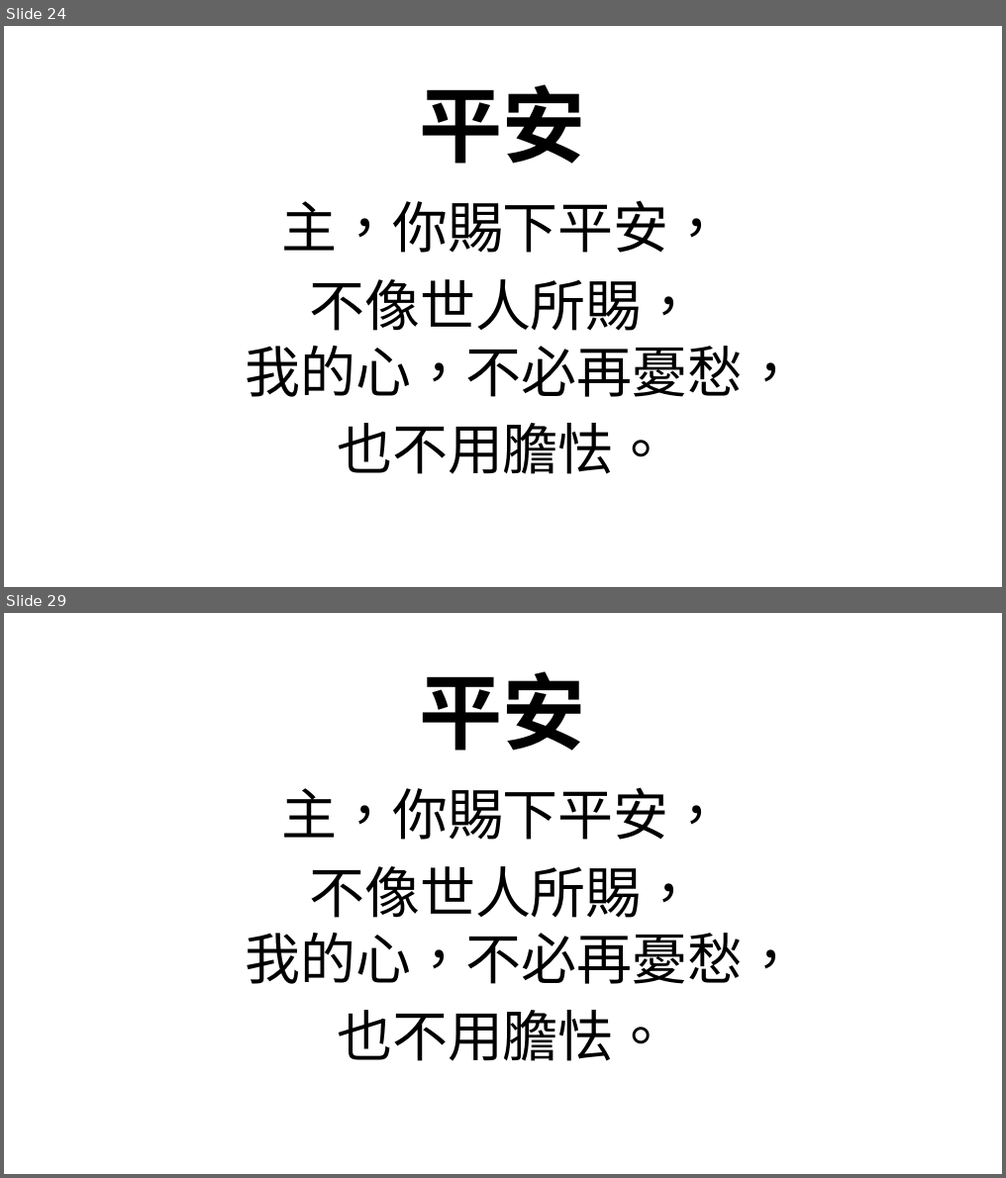
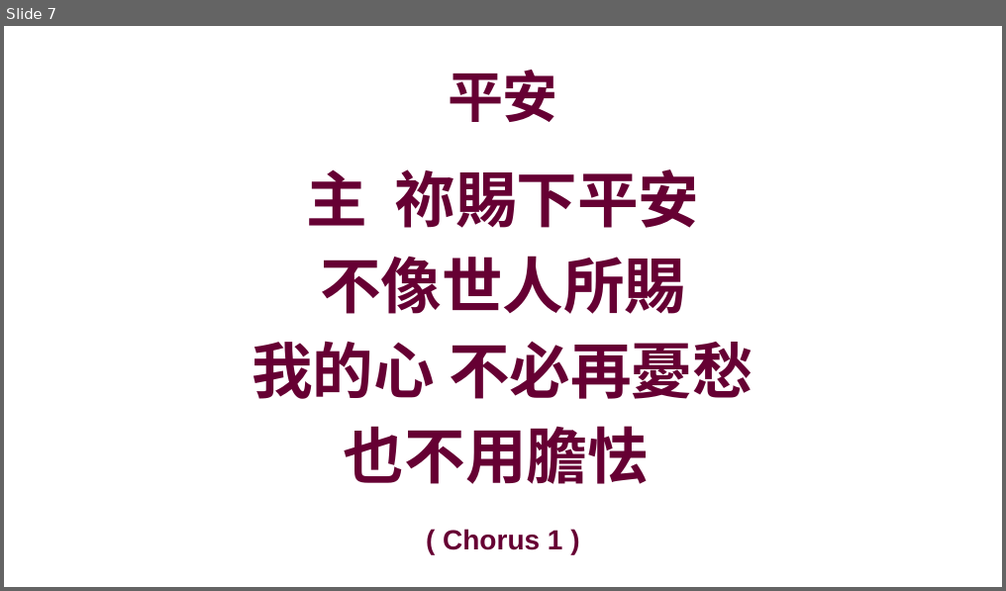
Before and after one commit to batisuoc/prayermeeting, a slide deck: 2020/9月/3-9.pptx. Shown one above the other, each under a label of ours: slides 24 and 29 before the commit, slide 7 after it; the slides between them are not shown. The pictures are 1006x1178 and 1006x591 pixels, drawn with LibreOffice and Linux fonts; fonts in the diff are those of the drawing; background and template pictures are left out. Boxes give left, top, right and bottom in pixels: in the first picture for what was removed or moved away, otherwise in the second. Text is boxed around its words. In the diff, an @@ line names an element or a change of style, - is before the commit and + after.

```diff
--- a/2020/9月/3-9.pptx
+++ b/2020/9月/3-9.pptx
@@ slide 29 removed at bbox=[4, 613, 1002, 1174], background #FFFFFF @@
@@ title removed at bbox=[420, 671, 586, 751] @@
-平安
@@ text removed at bbox=[79, 774, 927, 1112] @@
-主，你賜下平安，
-不像世人所賜，
-我的心，不必再憂愁，
-也不用膽怯。
@@ what was slide 24 is now slide 7 @@
@@ slide 7 changed as well @@
@@ title "平安": place and size @@
-title "平安" at bbox=[420, 84, 586, 164]
+title "平安" at bbox=[448, 70, 558, 122]
@@ title "平安" at bbox=[448, 70, 558, 122]: size 60 to 40 pt, font Arial to Noto Sans CJK SC, text colour #000000 to #660033 @@
@@ text "主 祢賜下平安": place and size @@
-text "主 祢賜下平安" at bbox=[79, 187, 927, 525]
+text "主 祢賜下平安" at bbox=[252, 170, 753, 484]
@@ text "主 祢賜下平安" at bbox=[252, 170, 753, 484]: outline #FFFFFF 0.75 pt to none @@
@@ text at bbox=[252, 170, 753, 484]: text changed; size 40 to 44 pt; font Arial to Noto Sans CJK SC; text colour #000000 to #660033; bold on @@
-主，你賜下平安，
-不像世人所賜，
-我的心，不必再憂愁，
-也不用膽怯。
+主 祢賜下平安
+不像世人所賜
+我的心 不必再憂愁
+也不用膽怯
@@ text added at bbox=[443, 529, 563, 551], 20 pt, text #660033, bold @@
+( Chorus 1 )
```
Also in this commit, not shown: 3 other slides changed, 4 slides added, 26 other slides removed, 2 other files.
